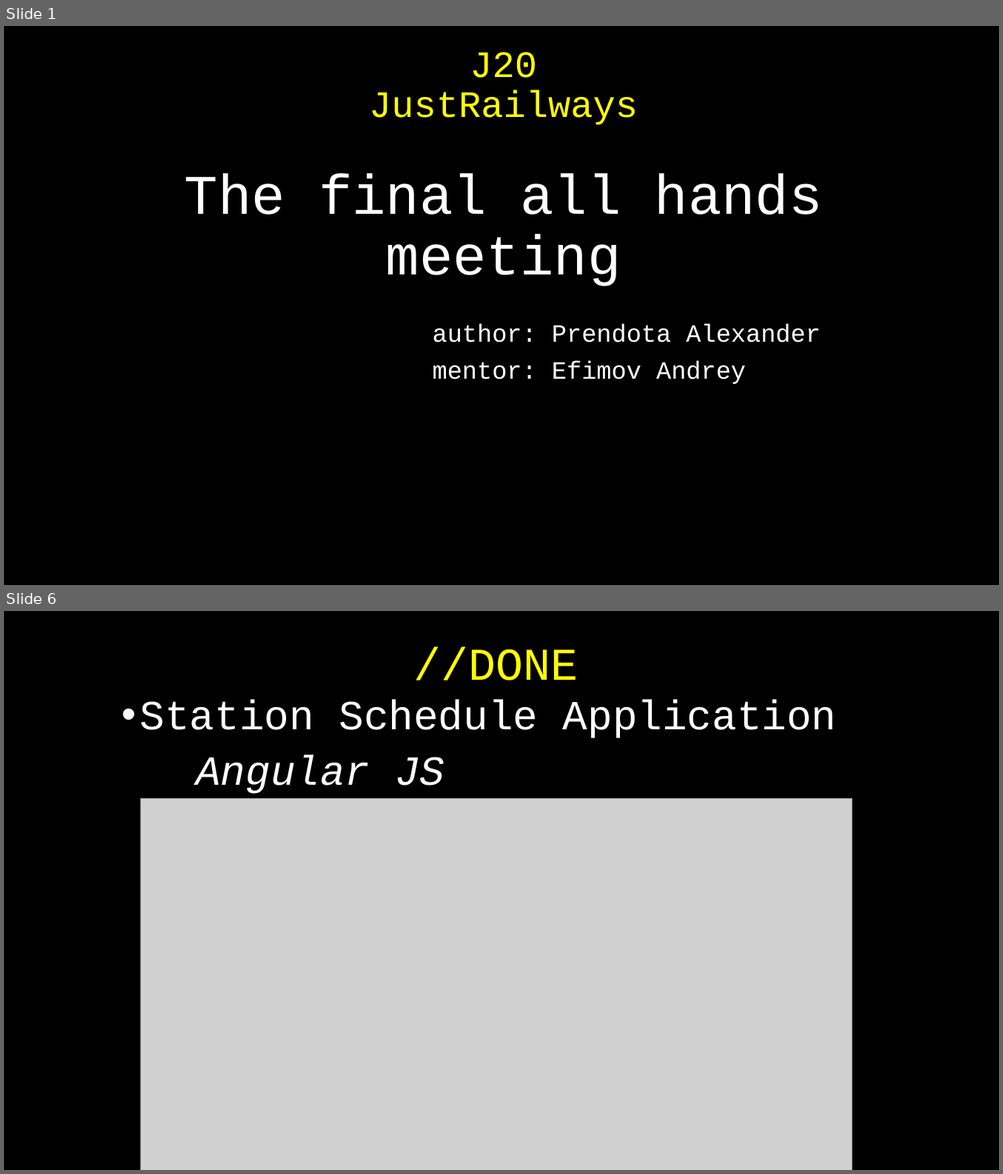
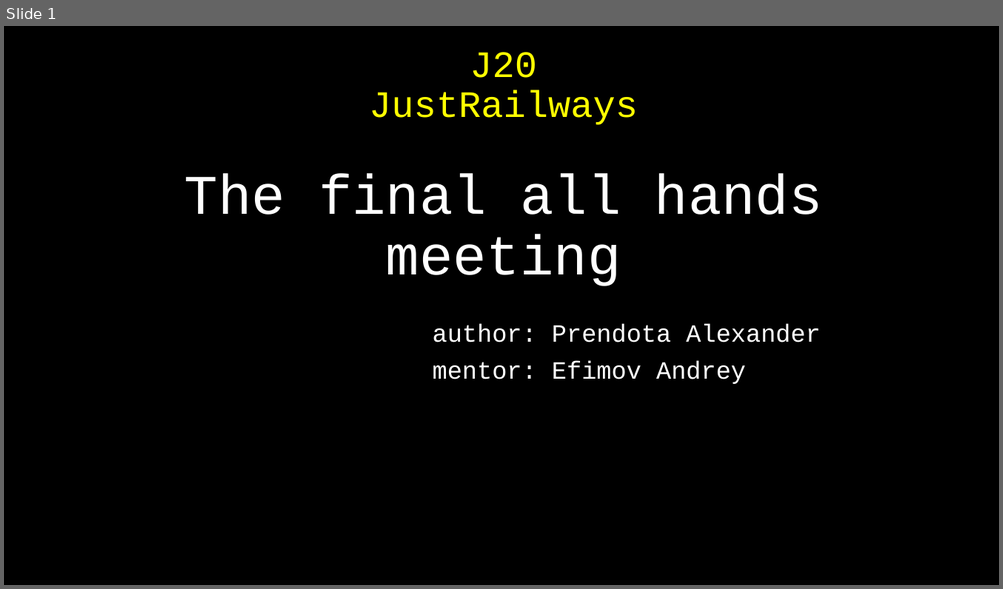
Before and after one commit to AlexanderPrendota/Schweizerische-Bundesbahnen, a slide deck: Project plan/The final All Hands Meeting.pptx. Shown one above the other, each under a label of ours: slides 1 and 6 before the commit, slide 1 after it; the slides between them are not shown. The pictures are 1003x1174 and 1003x589 pixels, drawn with LibreOffice and Linux fonts; fonts in the diff are those of the drawing; grey boxes stand for pictures. Boxes give left, top, right and bottom in pixels: in the first picture for what was removed or moved away, otherwise in the second. Text is boxed around its words. In the diff, an @@ line names an element or a change of style, - is before the commit and + after.

```diff
--- a/Project plan/The final All Hands Meeting.pptx
+++ b/Project plan/The final All Hands Meeting.pptx
@@ slide 6 removed at (x1=4, y1=611, x2=999, y2=1170), background #000000 @@
@@ title removed at (x1=414, y1=647, x2=578, y2=681) @@
-//DONE
@@ text removed at (x1=140, y1=700, x2=836, y2=794) @@
-• Station Schedule Application
-Angular JS
@@ picture removed at (x1=141, y1=799, x2=852, y2=1170) @@
```
Also in this commit, not shown: 6 slides changed, 3 other slides removed, 1 other file.
